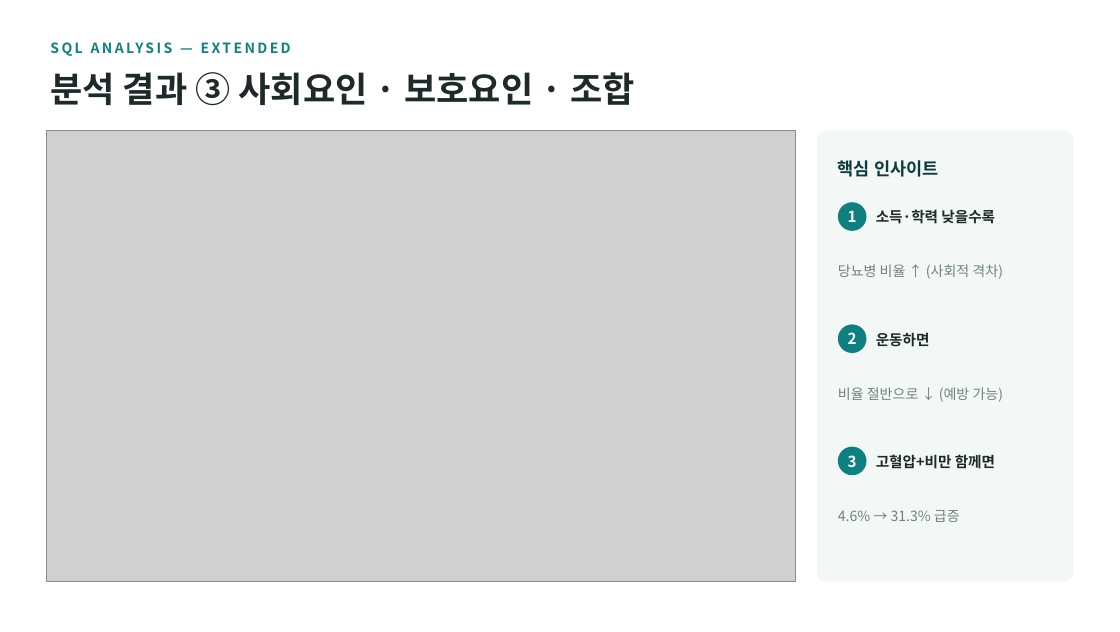
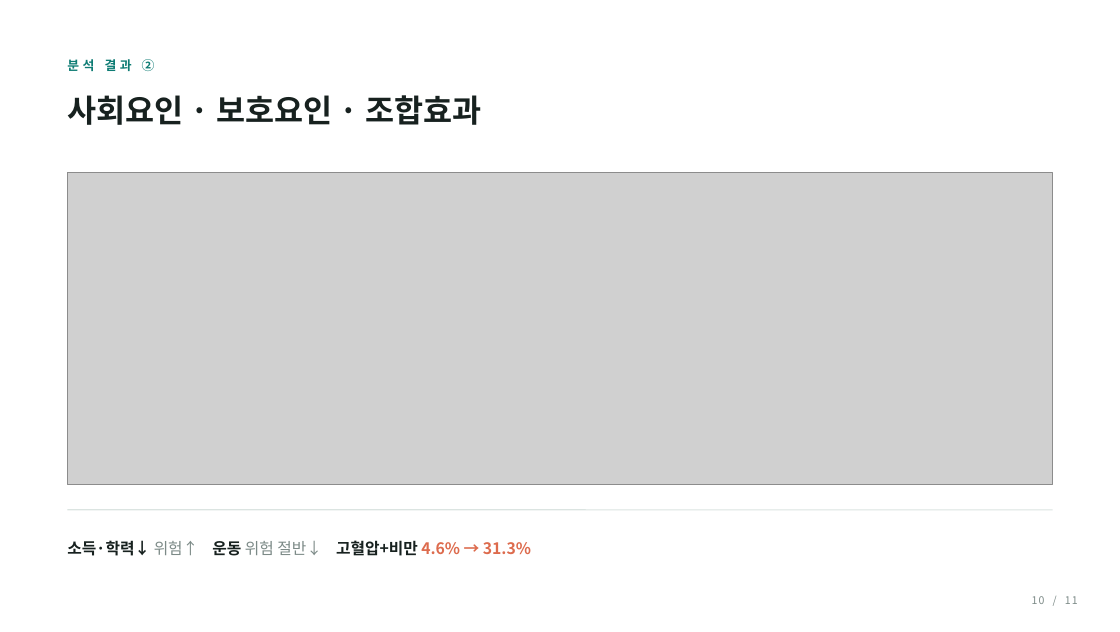
Before and after one commit to minthukyaw488-commits/diabetes, a slide deck: slide 10 of diabetes_project_stage1.pptx. Drawn at 1120x632 pixels with LibreOffice and Linux fonts; fonts in the diff are those of the drawing; grey boxes stand for pictures. Boxes give left, top, right and bottom in pixels: in the first picture for what was removed or moved away, otherwise in the second. Text is boxed around its words. In the diff, an @@ line names an element or a change of style, - is before the commit and + after.

```diff
--- a/diabetes_project_stage1.pptx
+++ b/diabetes_project_stage1.pptx
@@ text at box(67, 59, 155, 71): text changed; size 12 to 11 pt; text colour #0E8080 to #0E7C74 @@
-SQL ANALYSIS — EXTENDED
+분석 결과 ②
@@ text at box(67, 95, 482, 125): text changed; size 30 to 27 pt; text colour #1E2A2A to #17211F @@
-분석 결과 ③ 사회요인 · 보호요인 · 조합
+사회요인 · 보호요인 · 조합효과
@@ rounded rectangle removed at box(817, 131, 1074, 581) @@
@@ picture: place and size @@
-picture at box(46, 131, 796, 581)
+picture at box(67, 173, 1053, 484)
@@ text removed at box(838, 160, 939, 177) @@
-핵심 인사이트
@@ ellipse removed at box(838, 202, 867, 231) @@
@@ text removed at box(876, 209, 995, 224) @@
-소득·학력 낮을수록
@@ text removed at box(848, 210, 857, 222) @@
-1
@@ text removed at box(838, 264, 1003, 279) @@
-당뇨병 비율 ↑ (사회적 격차)
@@ ellipse removed at box(838, 324, 867, 353) @@
@@ text removed at box(848, 332, 857, 344) @@
-2
@@ text removed at box(876, 332, 930, 347) @@
-운동하면
@@ text removed at box(838, 387, 1004, 402) @@
-비율 절반으로 ↓ (예방 가능)
@@ ellipse removed at box(838, 446, 867, 475) @@
@@ text removed at box(848, 455, 857, 467) @@
-3
@@ text removed at box(876, 454, 995, 469) @@
-고혈압+비만 함께면
@@ line added from (67, 509) to (1053, 509), #DBE4E1 1 pt @@
@@ text removed at box(838, 510, 960, 522) @@
-4.6% → 31.3% 급증
@@ text added at box(67, 540, 531, 556), 13.5 pt, text #17211F, bold @@
+소득·학력↓ 위험↑ 운동 위험 절반↓ 고혈압+비만 4.6% → 31.3%
@@ text added at box(1032, 596, 1078, 604), 9 pt, text #7C8A87 @@
+10 / 11
```
Also in this commit, not shown: 10 other slides changed, 5 other files.
